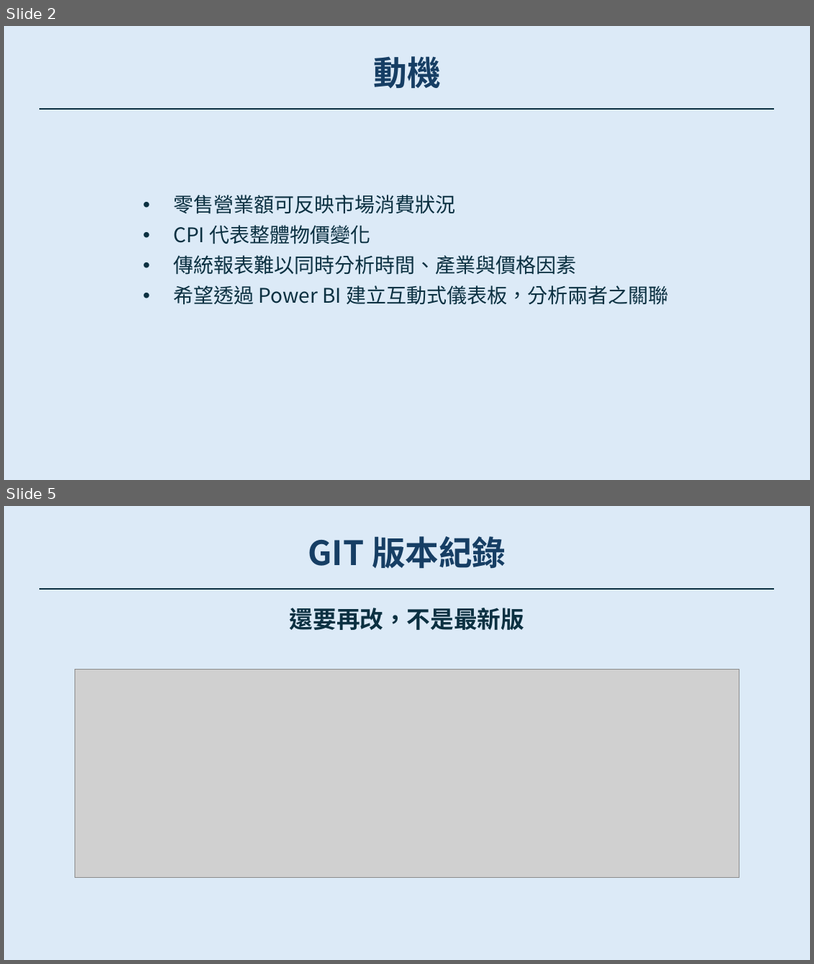
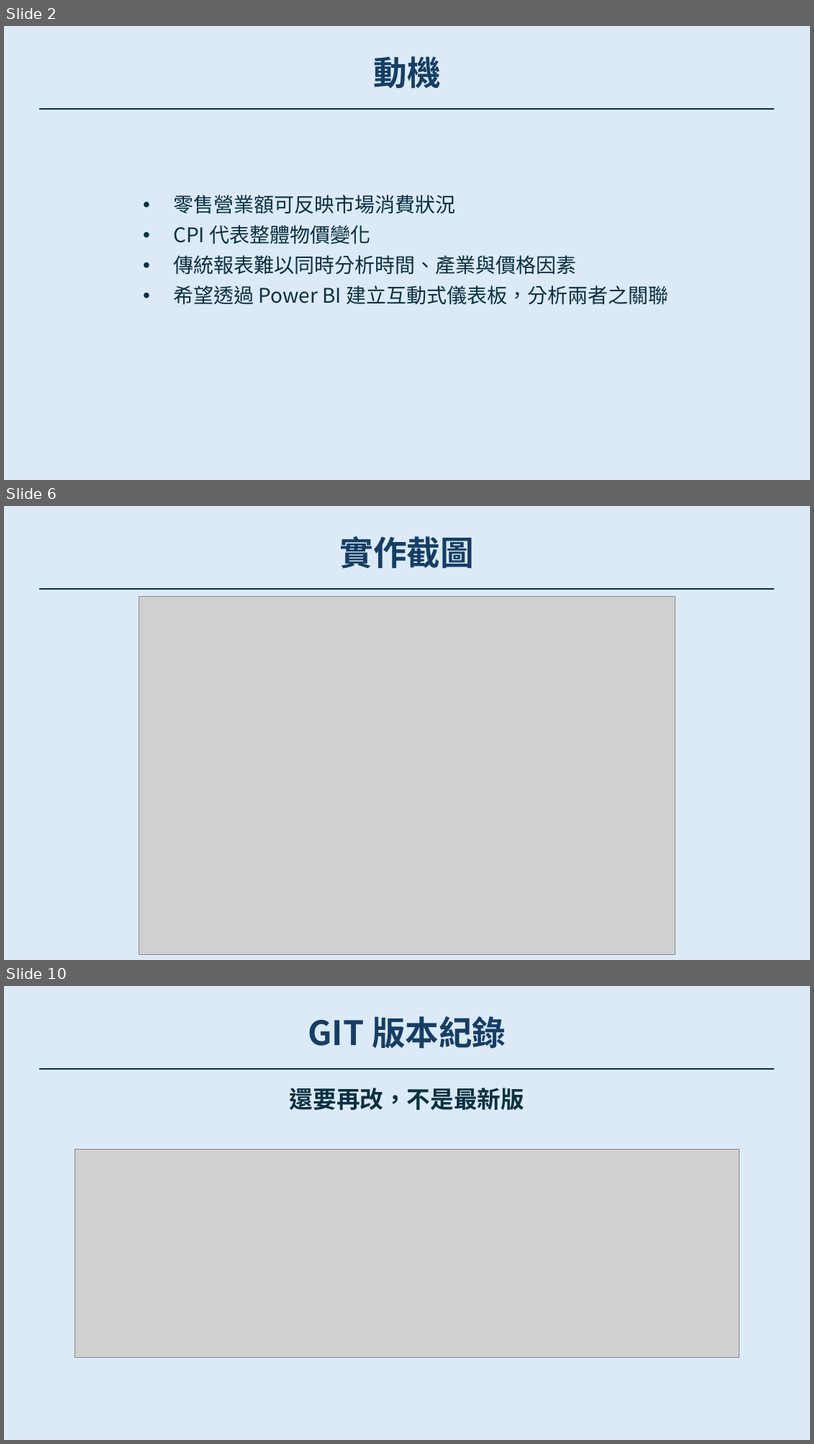
Before and after one commit to WYJ-5/114-2Fin, a slide deck: 112111102_吳映潔.pptx. Shown one above the other, each under a label of ours: slides 2 and 5 before the commit, slides 2, 6 and 10 after it; the slides between them are not shown. The pictures are 814x964 and 814x1444 pixels, drawn with LibreOffice and Linux fonts; fonts in the diff are those of the drawing; grey boxes stand for pictures. Boxes give left, top, right and bottom in pixels: in the first picture for what was removed or moved away, otherwise in the second. Text is boxed around its words. In the diff, an @@ line names an element or a change of style, - is before the commit and + after.

Commit message:
ppt 新增截圖

```diff
--- a/112111102_吳映潔.pptx
+++ b/112111102_吳映潔.pptx
@@ slide 6 added at [4, 506, 810, 960], background #DCEAF7 @@
@@ title added at [340, 536, 475, 569], 40 pt, text #163E64, bold @@
+實作截圖
@@ line added from (40, 589) to (774, 589), #0B3041 2 pt @@
@@ picture added at [139, 596, 676, 955] @@
@@ what was slide 5 is now slide 10 @@
```
Also in this commit, not shown: 2 slides changed, 4 other slides added.
